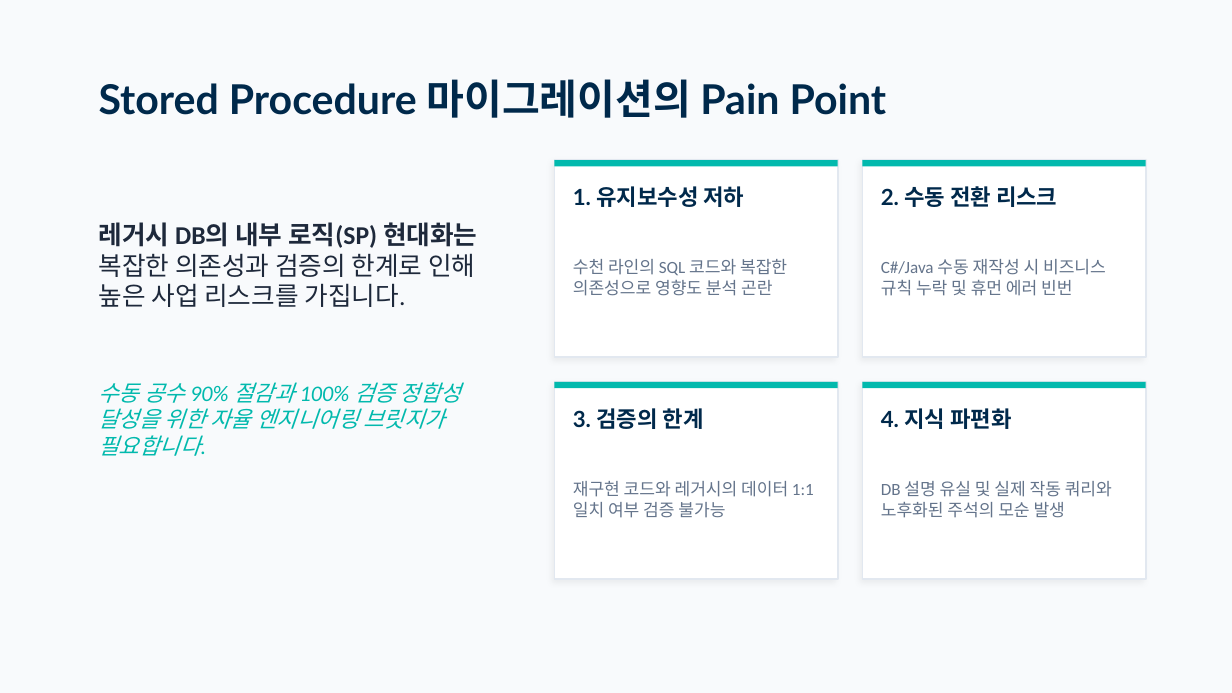
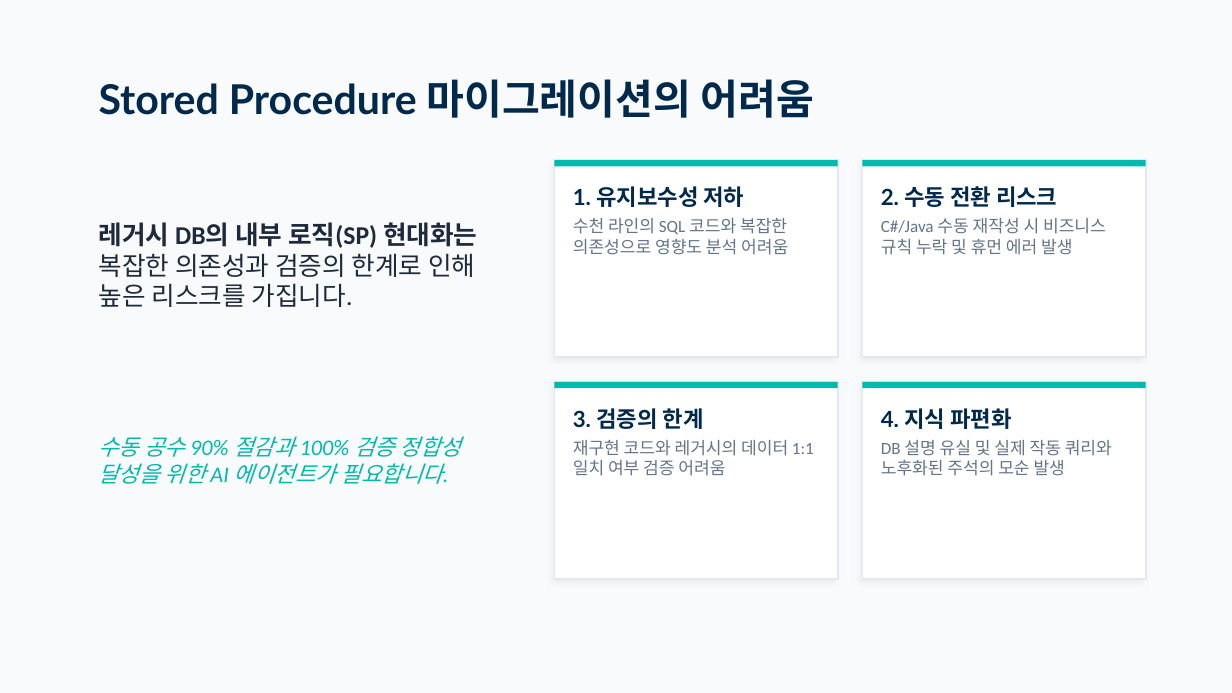
Before and after one commit to moondae815/sp-reverse-engineering, a slide deck: slide 2 of docs/ReSet_Presentation.pptx. Drawn at 1232x693 pixels with LibreOffice and Linux fonts; fonts in the diff are those of the drawing. Boxes give left, top, right and bottom in pixels: in the first picture for what was removed or moved away, otherwise in the second. Text is boxed around its words. In the diff, an @@ line names an element or a change of style, - is before the commit and + after.

```diff
--- a/docs/ReSet_Presentation.pptx
+++ b/docs/ReSet_Presentation.pptx
@@ text at box(99, 79, 813, 118): text changed @@
-Stored Procedure 마이그레이션의 Pain Point
+Stored Procedure 마이그레이션의 어려움
@@ text at box(99, 222, 477, 307): text changed @@
-레거시 DB의 내부 로직(SP) 현대화는 복잡한 의존성과 검증의 한계로 인해 높은 사업 리스크를 가집니다.
+레거시 DB의 내부 로직(SP) 현대화는 복잡한 의존성과 검증의 한계로 인해 높은 리스크를 가집니다.
@@ text at box(573, 218, 788, 255): text changed @@
-수천 라인의 SQL 코드와 복잡한 의존성으로 영향도 분석 곤란
+수천 라인의 SQL 코드와 복잡한 의존성으로 영향도 분석 어려움
@@ text at box(881, 218, 1106, 255): text changed @@
-C#/Java 수동 재작성 시 비즈니스 규칙 누락 및 휴먼 에러 빈번
+C#/Java 수동 재작성 시 비즈니스 규칙 누락 및 휴먼 에러 발생
@@ text at box(99, 436, 461, 484): text changed @@
-수동 공수 90% 절감과 100% 검증 정합성 달성을 위한 자율 엔지니어링 브릿지가 필요합니다.
+수동 공수 90% 절감과 100% 검증 정합성 달성을 위한 AI 에이전트가 필요합니다.
@@ vertical alignment middle to top in 4 elements at box(881, 440, 1112, 476), box(881, 218, 1106, 255), box(573, 218, 788, 255), box(573, 440, 814, 476) @@
@@ text at box(573, 440, 814, 476): text changed @@
-재구현 코드와 레거시의 데이터 1:1 일치 여부 검증 불가능
+재구현 코드와 레거시의 데이터 1:1 일치 여부 검증 어려움
```
Also in this commit, not shown: 9 other slides changed.
